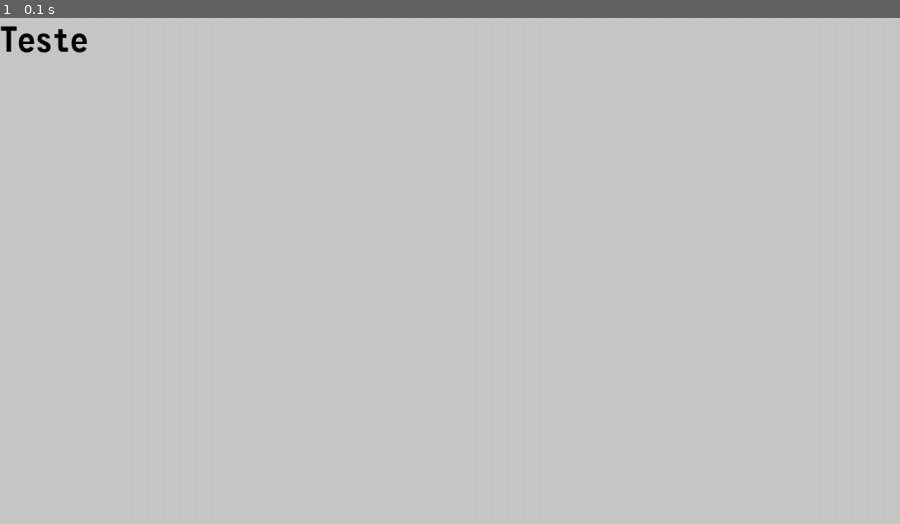
Above: before the commit, frame 1.
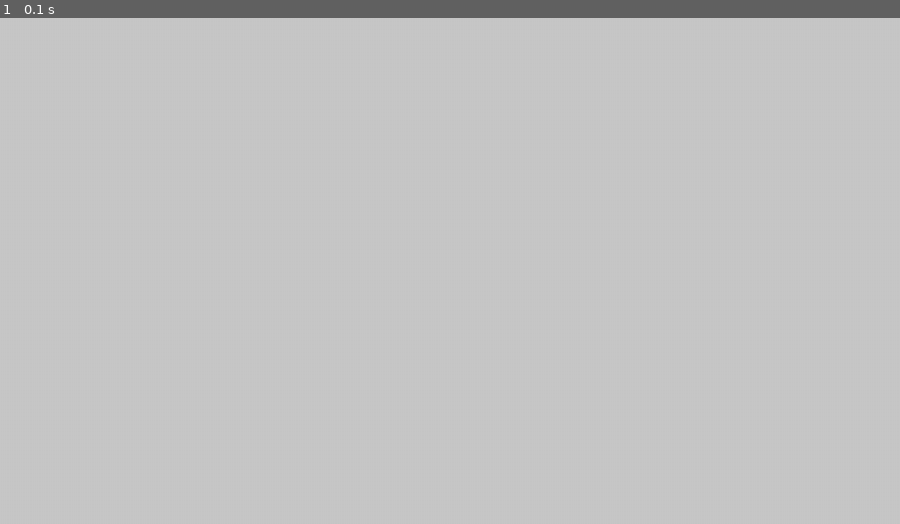
Above: after the commit, the same moment.

Repository: ExtraMobs/PyScratch
Game: pygame game, started from main.py
Two runs of this game, one before a commit and one after it. Both use one fixed random seed, a clock stepped at 60 frames per second and the inputs below.
Inputs:
- Up to frame 1 (0.1 s): no input

The runs differ from the first frame. In frame 1, 0.2% of the frame differs, in the area x 0-10%, y 1-7%.

Commit message:
reestrutura dos arquivos

Diff:
--- a/main.py
+++ b/main.py
@@ -9,12 +9,13 @@
     def __init__(self):
         self.load_assets()
 
+        Window.set_title("PyScratch")
         Window.set_size((1280, 720))
         Display.update_display_from_window()
         Engine.set_scene(MainScene())
 
     def load_assets(self):
-        Resources.Files.add_from_path("MonoFonto", "monofonto rg.otf")
+        Resources.Files.add_from_path("MonoFonto", "assets/monofonto rg.otf")
 
     def start(self):
         Engine.start_loop()
--- a/scenes/mainscene.py
+++ b/scenes/mainscene.py
@@ -1,7 +1,7 @@
 from gameengine.basescene import BaseScene
 from gameengine.engine import Engine
 from gameengine.resources import Resources
-from text import Text, TEXT_STATIC_MODE
+from children.text import Text, TEXT_STATIC_MODE
 
 
 class MainScene(BaseScene):
@@ -9,9 +9,6 @@
         super().__init__()
         self.color_fill = (200, 200, 200)
 
-        text = Text(TEXT_STATIC_MODE, Resources.Fonts.get_from_file_buffer("MonoFonto", 50), (0,0,0), None, "Teste")
-        self.add_children(text)
-
     def update(self):
         super().update()
 
Renamed: monofonto rg.otf -> assets/monofonto rg.otf
Renamed: text.py -> children/text.py
